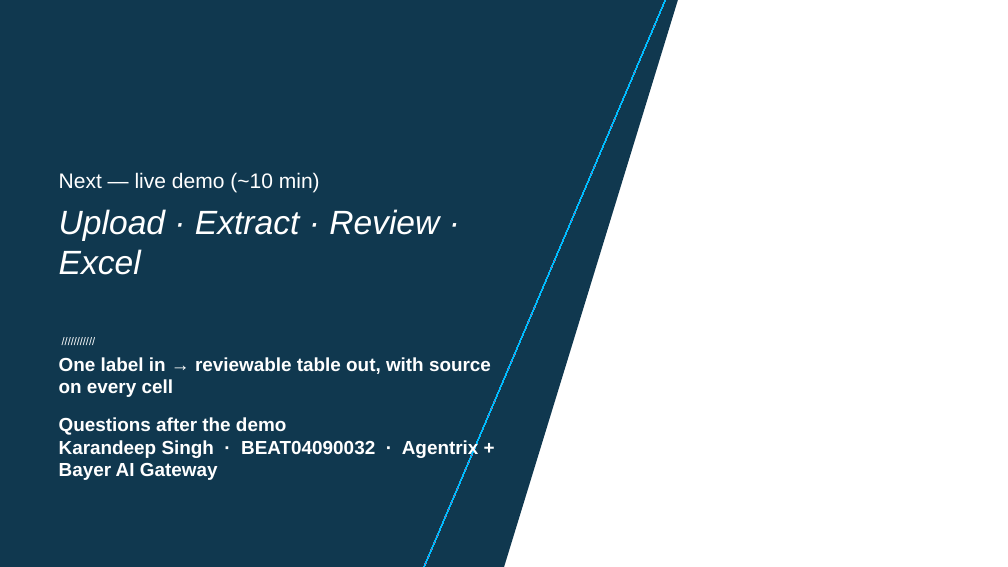
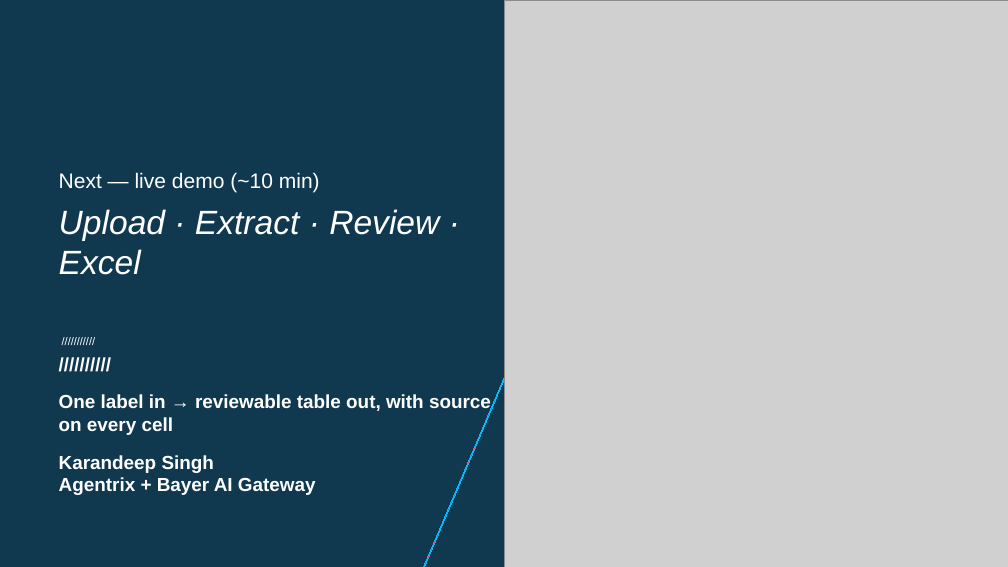
Before and after one commit to karanbayer/use-summary-table, a slide deck: slide 9 of docs/Use-Summary-Tables-Stakeholder-20min-Bayer.pptx (slide 6 before the commit). Drawn at 1008x567 pixels with LibreOffice and Linux fonts; fonts in the diff are those of the drawing; grey boxes stand for pictures; background and template pictures are left out. Boxes give left, top, right and bottom in pixels: in the first picture for what was removed or moved away, otherwise in the second. Text is boxed around its words. In the diff, an @@ line names an element or a change of style, - is before the commit and + after.

```diff
--- a/docs/Use-Summary-Tables-Stakeholder-20min-Bayer.pptx
+++ b/docs/Use-Summary-Tables-Stakeholder-20min-Bayer.pptx
@@ picture added at (x1=504, y1=0, x2=1008, y2=567) @@
@@ text at (x1=59, y1=394, x2=491, y2=495): text changed @@
-One label in → reviewable table out, with source on every cell
-Questions after the demo
-Karandeep Singh · BEAT04090032 · Agentrix + Bayer AI Gateway
+//////////
+One label in → reviewable table out, with source on every cell
+Karandeep Singh
+Agentrix + Bayer AI Gateway
```
Also in this commit, not shown: 2 other slides changed, 4 slides added, 1 slide removed, 2 other files.
